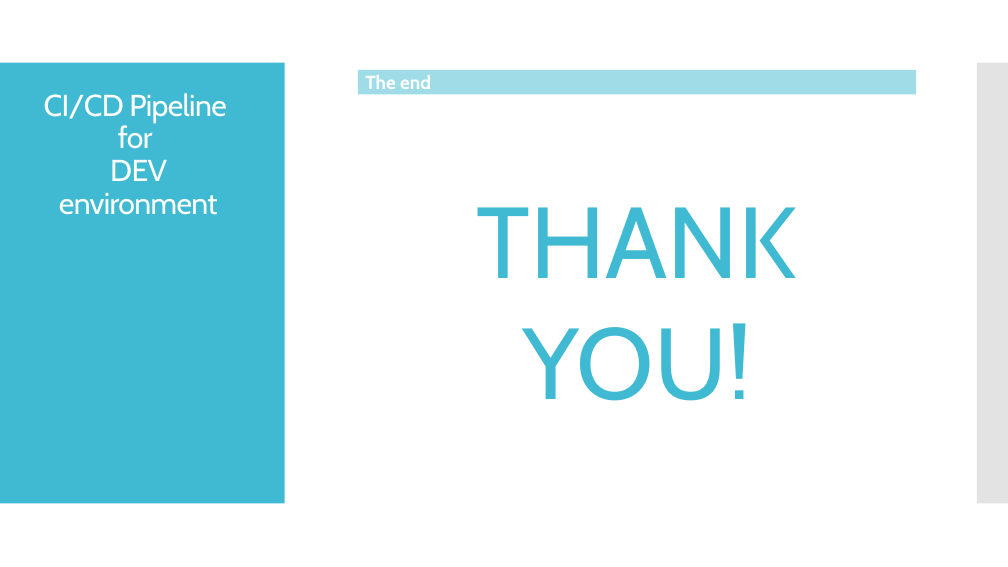
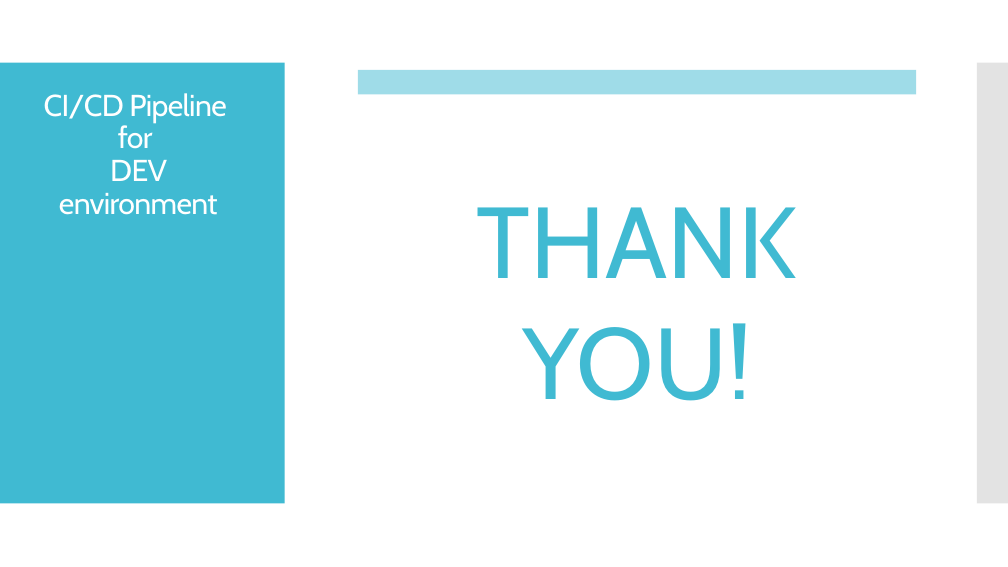
Before and after one commit to mkutsybala/EPAM-Project-v3, a slide deck: slide 14 of FinalProject_MykhailoKutsybala.pptx. Drawn at 1008x567 pixels with LibreOffice and Linux fonts; fonts in the diff are those of the drawing. Boxes give left, top, right and bottom in pixels: in the first picture for what was removed or moved away, otherwise in the second. Text is boxed around its words. In the diff, an @@ line names an element or a change of style, - is before the commit and + after.

```diff
--- a/FinalProject_MykhailoKutsybala.pptx
+++ b/FinalProject_MykhailoKutsybala.pptx
@@ text in rectangle at [365, 75, 431, 89]: text removed @@
-The end
```
Also in this commit, not shown: 4 other slides changed, 1 slide added, 1 slide removed.
